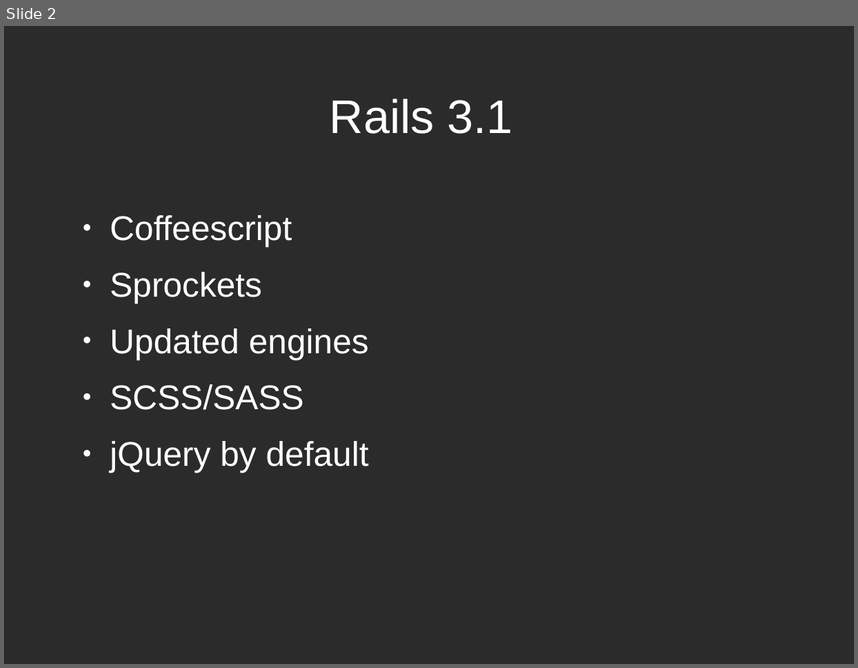
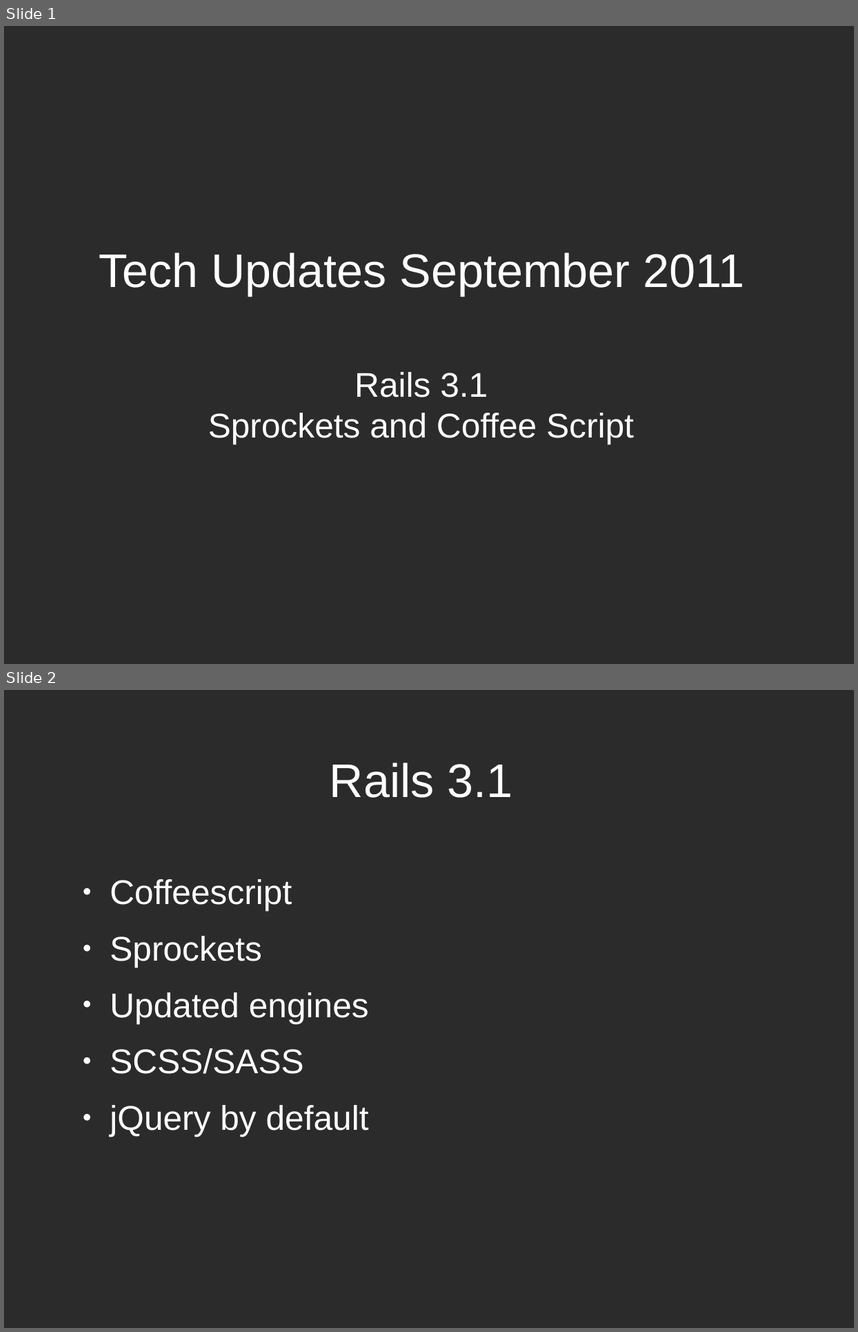
Before and after one commit to karuna/presentation, a slide deck: 20110919/rails3.1.odp. Shown one above the other, each under a label of ours: slide 2 before the commit, slides 1 and 2 after it. The pictures are 858x668 and 858x1332 pixels, drawn with LibreOffice and Linux fonts; fonts in the diff are those of the drawing; background and template pictures are left out; a plain dark background stands for a picture behind light text. Boxes give left, top, right and bottom in pixels: in the first picture for what was removed or moved away, otherwise in the second. Text is boxed around its words. In the diff, an @@ line names an element or a change of style, - is before the commit and + after.

Commit message:
Give better title, move git link to the end

```diff
--- a/20110919/rails3.1.odp
+++ b/20110919/rails3.1.odp
@@ slide 1 added at [4, 26, 854, 664], background picture (left out) @@
@@ title added at [99, 252, 745, 295], 44 pt, text #FFFFFF @@
+Tech Updates September 2011
@@ subtitle added at [208, 372, 634, 444], 32 pt, text #FFFFFF @@
+Rails 3.1
+Sprockets and Coffee Script
```
Also in this commit, not shown: 1 slide changed.
